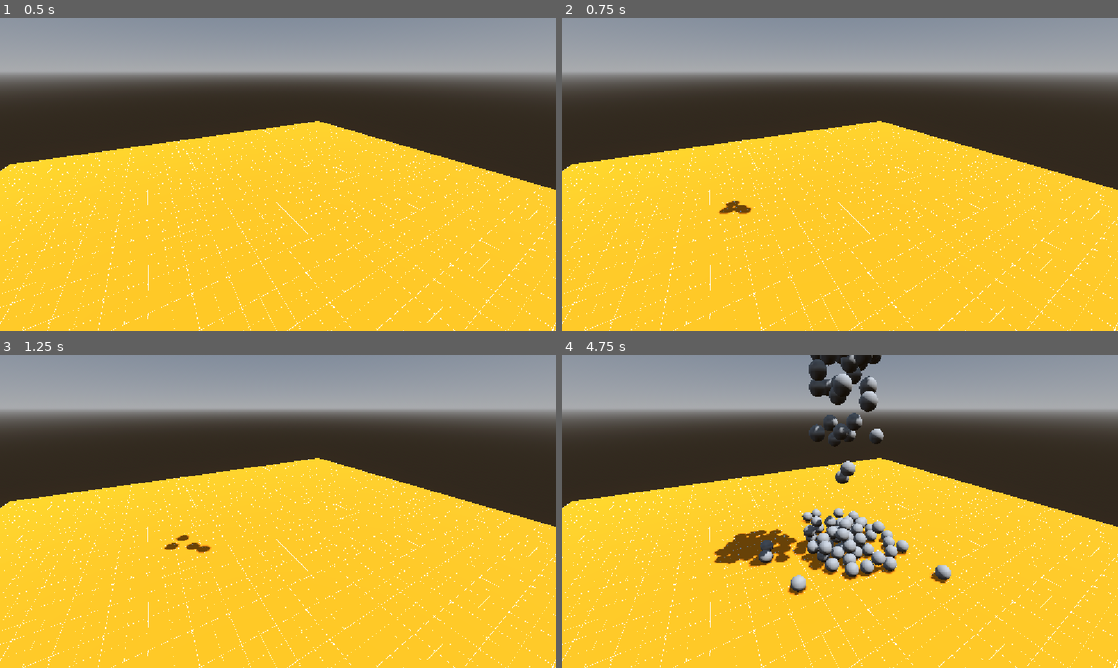
Above: before the commit, frames 1-4 (two rows, left to right).
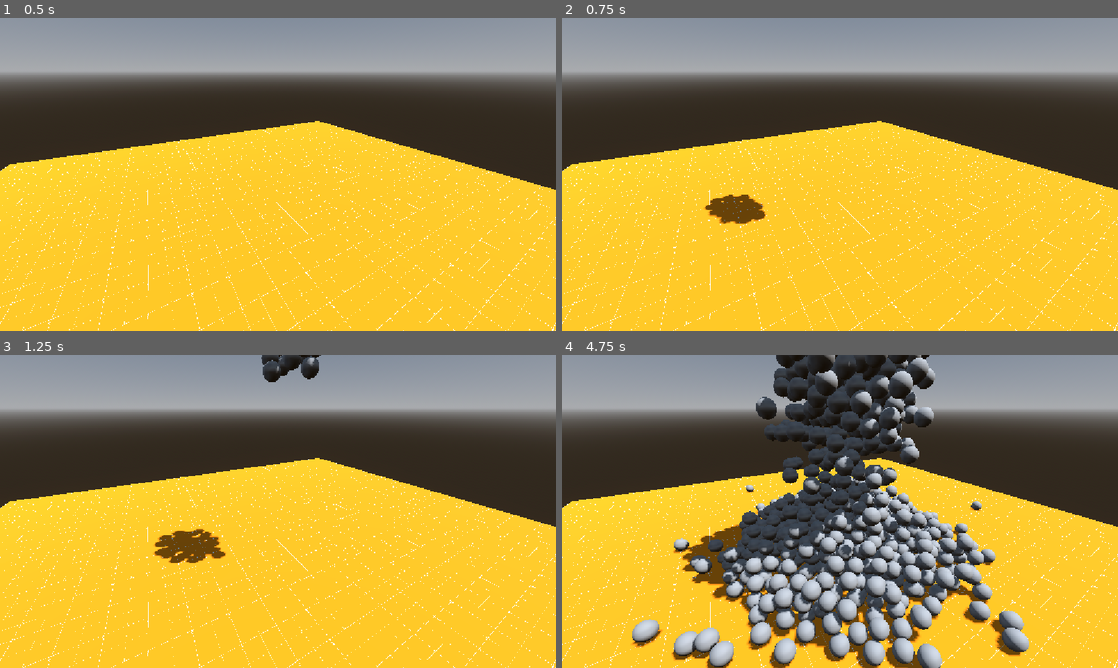
Above: after the commit, the same moments.

Repository: University-Work-Ashley-Hacker/ge-activity-9
Game: Godot game, scene res://main.tscn
Two runs of this game, one before a commit and one after it. Both use one fixed random seed, a clock stepped at 60 frames per second and the inputs below.
Inputs (mouse positions are in pixels of both pictures, inside the frame that each line leads up to):
- Up to frame 1 (0.5 s): no input
- Up to frame 2 (0.75 s): tap Enter (ui_accept) at 0.5 s; move the mouse to (962, 158) at 0.52 s; hold Enter (ui_accept) from 0.53 s (still down)
- Up to frame 3 (1.25 s): keep holding Enter (ui_accept)
- Up to frame 4 (4.75 s): move the mouse to (728, 527) at 1.27 s; release Enter (ui_accept) at 1.28 s; tap 2 at 1.35, 3.6 s; tap Enter (ui_accept) at 1.52, 1.55, 1.82, 2.85, 3.02, 3.32, 4.52, 4.55 s; move the mouse to (895, 442) at 2.02 s; hold Enter (ui_accept) 2.03-2.78 s; tap 3 at 2.1, 4.35 s; move the mouse to (812, 574) at 2.77 s; move the mouse to (1006, 558) at 3.52 s; hold Enter (ui_accept) 3.53-4.28 s; move the mouse to (673, 464) at 4.27 s

Frame 1 is identical in both runs. In frame 2, 0.6% of the frame differs, in the area x 25-37%, y 56-66%; in frame 3, 1.5%; in frame 4, 31%, in the area x 12-84%, y 0-100%.

Commit message:
Non pooling objects testing

Diff:
--- a/entities/object/object.tscn
+++ b/entities/object/object.tscn
@@ -24,7 +24,7 @@
 [node name="Management" type="Node" parent="." unique_id=594626156]
 
 [node name="Timer" type="Timer" parent="Management" unique_id=928012012]
-wait_time = 3.0
+wait_time = 10.0
 one_shot = true
 
 [node name="OnRetrivedFromPool" type="Node" parent="Management" unique_id=808161598 node_paths=PackedStringArray("pooled_object", "timer")]
--- a/entities/object/object_2.tscn
+++ b/entities/object/object_2.tscn
@@ -24,7 +24,7 @@
 [node name="Management" type="Node" parent="." unique_id=594626156]
 
 [node name="Timer" type="Timer" parent="Management" unique_id=928012012]
-wait_time = 3.0
+wait_time = 10.0
 one_shot = true
 
 [node name="OnRetrivedFromPool" type="Node" parent="Management" unique_id=808161598 node_paths=PackedStringArray("pooled_object", "timer")]
--- a/entities/object_spawner/object_spawenr.gd
+++ b/entities/object_spawner/object_spawenr.gd
@@ -10,6 +10,7 @@
 
 func _physics_process(_delta: float) -> void:
 	if Input.is_action_pressed("ui_accept"):
-		var obj := obj_pool.retrieve_from_pool()
-		obj.position = position
-		parent.add_child(obj)
+		for i in 10:
+			var obj := obj_pool.retrieve_from_pool()
+			obj.position = position
+			parent.add_child(obj)
--- a/object_spawenr_no_pool.gd
+++ b/object_spawenr_no_pool.gd
@@ -7,6 +7,7 @@
 
 func _physics_process(_delta: float) -> void:
 	if Input.is_action_pressed("ui_accept"):
-		var instance := obj.instantiate() as Node3D
-		instance.position = position
-		parent.add_child(instance)
+		for i in 10:
+			var instance := obj.instantiate() as Node3D
+			instance.position = position
+			parent.add_child(instance)
